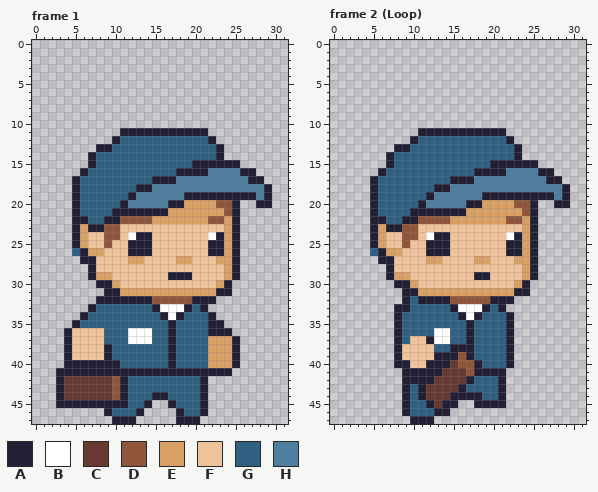
Pixel-art file, stored at Assets/Sprites/Character/player.ase. Above, as it was before the edit.
32x48 pixels, 5 frames. Shown: frame 1, frame 2 (Loop). The commit also changed other frames, which this record leaves out.
Visible layers, top first: "hand left", "head", "torso", "hand left Copy", "Layer 1".
Palette (. is transparent): A #222034  B #ffffff  C #663931  D #8f563b  E #d9a066  F #eec39a  G #306082  H #4f7ea0
Pixels before, frame 1, first column x 3:
11 ........AAAAAAAAAAA........
12 .......AGGGGGGGGGGGA.......
13 .....AAGGGGGGGGGGGGGA......
14 ....AGGGGGGGGGGGGGGGA......
15 ....AGGGGGGGGGGGGAAAAAA....
16 ...AGGGGGGGGGGGAAAAHHHHAA..
17 ..AGGGGGGGGGAAAHHHHHHHHHAA.
18 ..AGGGGGGGAAHHHHHHHHHHHHHHA
19 ..AGGGGGGAHHHHHHAAAAAAAAAHA
20 ..AGGGGGAHHHHHAAEEEEDDA..AA
21 ..AGGGGAAAAAAAEEEEEEEDA....
22 ..AAGGAADDDDEEEEEEEDDEA....
23 ..AEAADDFFFFFFFFFFFFFEA....
24 ..AEFFDDFBAAFFFFFFFBAEA....
25 ..AEFFDFFAAAFFFFFFFAAEA....
26 ..GAEEFFFAAAFFFFFFFAAEA....
27 ...AAFFFFEEFFFFEEFFFEEA....
28 ....AFFFFFFFFFFFFFFFFEA....
29 ....AEEFFFFFFFAAAFFFFEA....
30 .....AAEFFFFFFFFFFFFEA.....
31 ......AAEEEEEEEEEEEEAA.....
32 .....AAAAAAADDDDDAAA.......
33 ....AGGGGGGGABBBAGA........
34 ...AGGGGGGGGGABAGGGA.......
35 ..AGGGGGGGGGGGAGGGGAA......
36 .AFFFFGGGBBBGGAGGGGAAA.....
37 .AFFFFGGGBBBGGAGGGGEEEA....
38 .AFFFFAGGGGGGGAGGGGEEEA....
39 .AFFFFAGGGGGGGAGGGGEEEA....
40 .AAAAAAAGGGGGGAGGGGEEEA....
41 AAAAAAAAAAAAAAAAAAAAAA.....
42 ACCCCCCDAGGGGGGGGGA........
43 ACCCCCCDAGGGGGGGGGA........
44 ACCCCCCDAGGGAAGGGGA........
45 AAAAAAAAAGGA..AGGGA........
46 ......AGGGA....AGGA........
47 .......AAA.....AAA.........
Pixels before, frame 2 (Loop), first column x 5:
11 ......AAAAAAAAAAA........
12 .....AGGGGGGGGGGGA.......
13 ...AAGGGGGGGGGGGGGA......
14 ..AGGGGGGGGGGGGGGGA......
15 ..AGGGGGGGGGGGGAAAAAA....
16 .AGGGGGGGGGGGAAAAHHHHAA..
17 AGGGGGGGGGAAAHHHHHHHHHAA.
18 AGGGGGGGAAHHHHHHHHHHHHHHA
19 AGGGGGGAHHHHHHAAAAAAAAAHA
20 AGGGGGAHHHHHAAEEEEDDA..AA
21 AGGGGAAAAAAAEEEEEEEDA....
22 AAGGAADDDDEEEEEEEDDEA....
23 AEAADDFFFFFFFFFFFFFEA....
24 AEFFDDFBAAFFFFFFFBAEA....
25 AEFFDFFAAAFFFFFFFAAEA....
26 GAEEFFFAAAFFFFFFFAAEA....
27 .AAFFFFEEFFFFEEFFFEEA....
28 ..AFFFFFFFFFFFFFFFFEA....
29 ..AEEFFFFFFFFAAFFFFEA....
30 ...AAEFFFFFFFFFFFFEA.....
31 ....AAEEEEEEEEEEEEAA.....
32 ....AGAAAADDDDDAAA.......
33 ...AAGGGGGABBBAGA........
34 ...AGGGGGGGABAGGGA.......
35 ...AGGGGGGGGAGGGGA.......
36 ...AGGGGBBGGAGGGGA.......
37 ...AGFFABBGGAGGGGA.......
38 ...AFFFFGGAAAGGGGA.......
39 ...AFFFFAAADAGGGGA.......
40 ...AAFFAAACDDAGGGA.......
41 ....AAAAACCCDAAAA........
42 ....AAAACCCCAGGGA........
43 ....AGACCCCAGGGGA........
44 ....AGACCCAAAAGGA........
45 ....AGGACAA..AAAA........
46 ....AGGGAA...............
47 .....AAA.................
The same view after the edit:
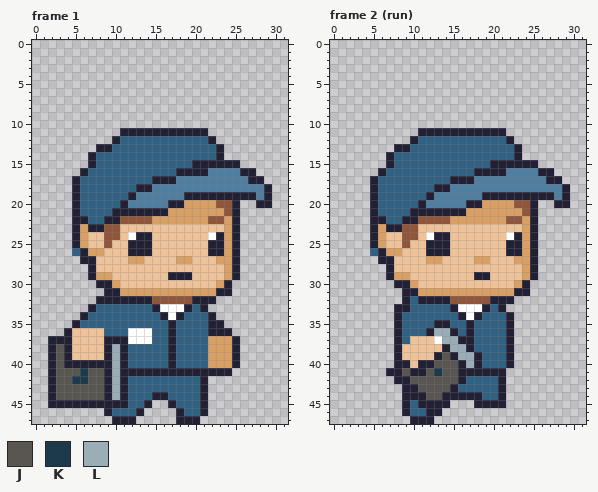
Colours new in this view: J #595652  K #1d394c  L #9badb7
The exact change:
Frame 1, layer "hand left":
Colour A is added in row 37 at x 2 to 3; in rows 38 to 45 at x 2.
Colour A replaces colour C in rows 42 to 44 at x 9.
Colour A replaces colour G in row 37 at x 9 to 11; in rows 38 to 40 at x 11.
Colour J is added in rows 38 to 40 at x 3.
Colour J replaces colour A in row 41 at x 3 to 5 and 7 to 8; in rows 42 to 44 at x 3.
Colour J replaces colour C in row 42 at x 4 and 7 to 8; in rows 43 to 44 at x 4 to 8.
Colour K replaces colour A in row 41 at x 6.
Colour K replaces colour C in row 42 at x 5 to 6.
Colour L replaces colour A in rows 40 to 41 at x 10.
Colour L replaces colour D in rows 42 to 44 at x 10.
Colour L replaces colour G in rows 38 to 39 at x 10.
Frame 2 (run), layer "hand left":
Colour A is added in row 41 at x 7 to 8; in row 42 at x 8.
Colour A replaces colour C in rows 41 to 42 at x 16; in row 43 at x 15; in row 44 at x 14; in row 45 at x 13.
Colour A replaces colour D in row 40 at x 16; in row 41 at x 17.
Colour A replaces colour F in row 40 at x 11.
Colour A replaces colour G in row 35 at x 13 to 14; in row 36 at x 12 and 15; in row 37 at x 16; in row 38 at x 14; in row 39 at x 18; in rows 43 to 44 at x 10.
Colour A replaces colour G in row 45 at x 11; in row 46 at x 12.
Colour F replaces colour A in row 37 at x 12.
Colour F replaces colour G in row 38 at x 13.
Colour G replaces colour A in row 42 at x 17; in row 43 at x 16.
Colour J replaces colour A in row 39 at x 14; in row 40 at x 13 to 14; in row 41 at x 9 and 12; in row 42 at x 10 to 12; in row 43 at x 11.
Colour J replaces colour C in row 40 at x 15; in row 41 at x 14 to 15; in row 42 at x 13 to 15; in row 43 at x 12 to 14; in row 44 at x 12 to 13.
Colour K replaces colour A in row 41 at x 13.
Colour L replaces colour A in row 38 at x 15 to 16; in row 39 at x 17.
Colour L replaces colour B in row 36 at x 13 to 14; in row 37 at x 14.
Colour L replaces colour D in row 39 at x 16; in row 40 at x 17.
Colour L replaces colour G in row 37 at x 15.
Colour A is gone in row 45 at x 15; in row 46 at x 14.
